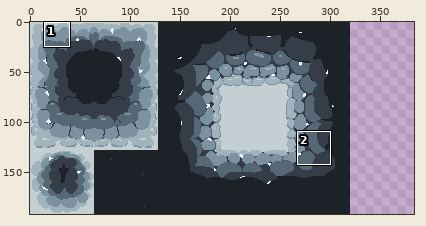
Sprite sheet, stored at AstroMiner/Content/img/diamond-tileset.png. Above, an overview of the earlier version with the close-up marked.
Close-up. Earlier state:
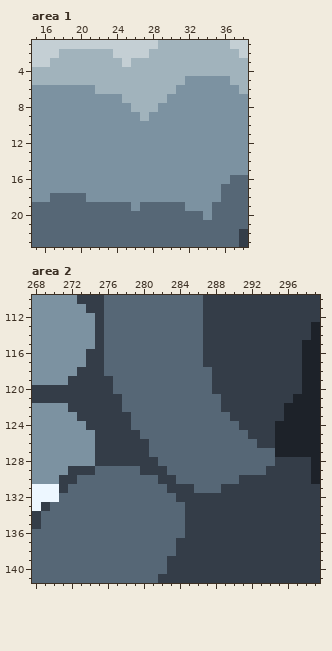
The file is 320x192 pixels. Colours within 5 levels of each other are drawn and written as one. Shown: area 1: x 15..38, y 1..23; area 2: x 268..299, y 110..141. The old version is drawn lined up with the new one, on the new canvas. The commit also changed other parts of the picture, which this record leaves out.
The same view after the edit:
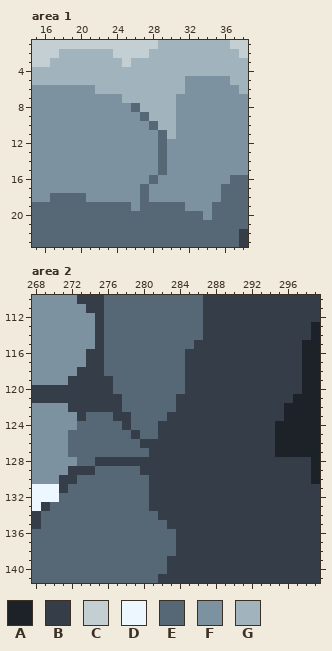
Palette (. is transparent): A #1d2229  B #343d48  C #c4cfd4  D #edf7ff  E #566776  F #7c92a1  G #a1b3bc
Difference:
canvas 320x192 -> 384x192
--- area 1
@@ x 24..33 @@
  5 GGGGGGGGFF
- 6 GGGGGGGFFF
- 7 FGGGGGFFFF
- 8 FFGGGFFFFF
- 9 FFFGFFFFFF
-10 FFFFFFFFFF
-11 FFFFFFFFFF
-12 FFFFFFFFFF
-13 FFFFFFFFFF
-14 FFFFFFFFFF
-15 FFFFFFFFFF
-16 FFFFFFFFFF
-17 FFFFFFFFFF
-18 FFFFFFFFFF
+ 6 GGGGGGGGFF
+ 7 FGGGGGGFFF
+ 8 FFEGGGGFFF
+ 9 FFFEGGGFFF
+10 FFFFEGGFFF
+11 FFFFFEGFFF
+12 FFFFFEFFFF
+13 FFFFFEFFFF
+14 FFFFFEFFFF
+15 FFFFFEFFFF
+16 FFFFEFFFFF
+17 FFFEFFFFFF
+18 FFFEFFFFFF
 19 EEFEEEEEFF
--- area 2
@@ x 268..299 @@
 114 FFFFFFFBEEEEEEEEEEEBBBBBBBBBBBBA
-115 FFFFFFFBEEEEEEEEEEEBBBBBBBBBBBAA
-116 FFFFFFBBEEEEEEEEEEEBBBBBBBBBBBAA
-117 FFFFFFBBEEEEEEEEEEEBBBBBBBBBBBAA
-118 FFFFFBBBEEEEEEEEEEEEBBBBBBBBBBAA
-119 FFFFBBBBBEEEEEEEEEEEBBBBBBBBBBAA
-120 BBBBBBBBBEEEEEEEEEEEBBBBBBBBBBAA
-121 BBBBBBBBBBEEEEEEEEEEEBBBBBBBBAAA
-122 FFFFBBBBBBEEEEEEEEEEEBBBBBBBAAAA
-123 FFFFFBBBBBBEEEEEEEEEEEBBBBBBAAAA
-124 FFFFFFBBBBBEEEEEEEEEEEEBBBBAAAAA
-125 FFFFFFFBBBBBEEEEEEEEEEEEBBBAAAAA
-126 FFFFFFFBBBBBBEEEEEEEEEEEEBBAAAAA
-127 FFFFFFFBBBBBBEEEEEEEEEEEEEEAAAAA
-128 FFFFFFFBBBBBBBEEEEEEEEEEEEEBBBBA
-129 FFFFBBBEEEEEBBBEEEEEEEEEEEBBBBBA
-130 FFFBBEEEEEEEEEBBEEEEEEEBBBBBBBBA
-131 DDDBEEEEEEEEEEEBBBEEEBBBBBBBBBBB
-132 DDDEEEEEEEEEEEEEBBBBBBBBBBBBBBBB
-133 DBEEEEEEEEEEEEEEEBBBBBBBBBBBBBBB
-134 BEEEEEEEEEEEEEEEEBBBBBBBBBBBBBBB
-135 BEEEEEEEEEEEEEEEEBBBBBBBBBBBBBBB
-136 EEEEEEEEEEEEEEEEEBBBBBBBBBBBBBBB
+115 FFFFFFFBEEEEEEEEEEBBBBBBBBBBBBAA
+116 FFFFFFBBEEEEEEEEEBBBBBBBBBBBBBAA
+117 FFFFFFBBEEEEEEEEEBBBBBBBBBBBBBAA
+118 FFFFFBBBEEEEEEEEEBBBBBBBBBBBBBAA
+119 FFFFBBBBBEEEEEEEEBBBBBBBBBBBBBAA
+120 BBBBBBBBBEEEEEEEEBBBBBBBBBBBBBAA
+121 BBBBBBBBBBEEEEEEBBBBBBBBBBBBBAAA
+122 FFFFBBBBBBEEEEEEBBBBBBBBBBBBAAAA
+123 FFFFFBEEEBBEEEEBBBBBBBBBBBBBAAAA
+124 FFFFFEEEEEBEEEBBBBBBBBBBBBBAAAAA
+125 FFFFEEEEEEEBEEBBBBBBBBBBBBBAAAAA
+126 FFFFEEEEEEEEBBBBBBBBBBBBBBBAAAAA
+127 FFFFEEEEEEEEEBBBBBBBBBBBBBBAAAAA
+128 FFFFFEEBBBBBBBBBBBBBBBBBBBBBBBBA
+129 FFFFBBBEEEEEBBBBBBBBBBBBBBBBBBBA
+130 FFFBBEEEEEEEEBBBBBBBBBBBBBBBBBBA
+131 DDDBEEEEEEEEEBBBBBBBBBBBBBBBBBBB
+132 DDDEEEEEEEEEEBBBBBBBBBBBBBBBBBBB
+133 DBEEEEEEEEEEEBBBBBBBBBBBBBBBBBBB
+134 BEEEEEEEEEEEEEBBBBBBBBBBBBBBBBBB
+135 BEEEEEEEEEEEEEEBBBBBBBBBBBBBBBBB
+136 EEEEEEEEEEEEEEEEBBBBBBBBBBBBBBBB
 137 EEEEEEEEEEEEEEEEBBBBBBBBBBBBBBBB
Pixel boxes of the changes (left, top, right, bottom) in both close-ups:
changed: (131, 85, 185, 202)
changed: (68, 340, 275, 538)
